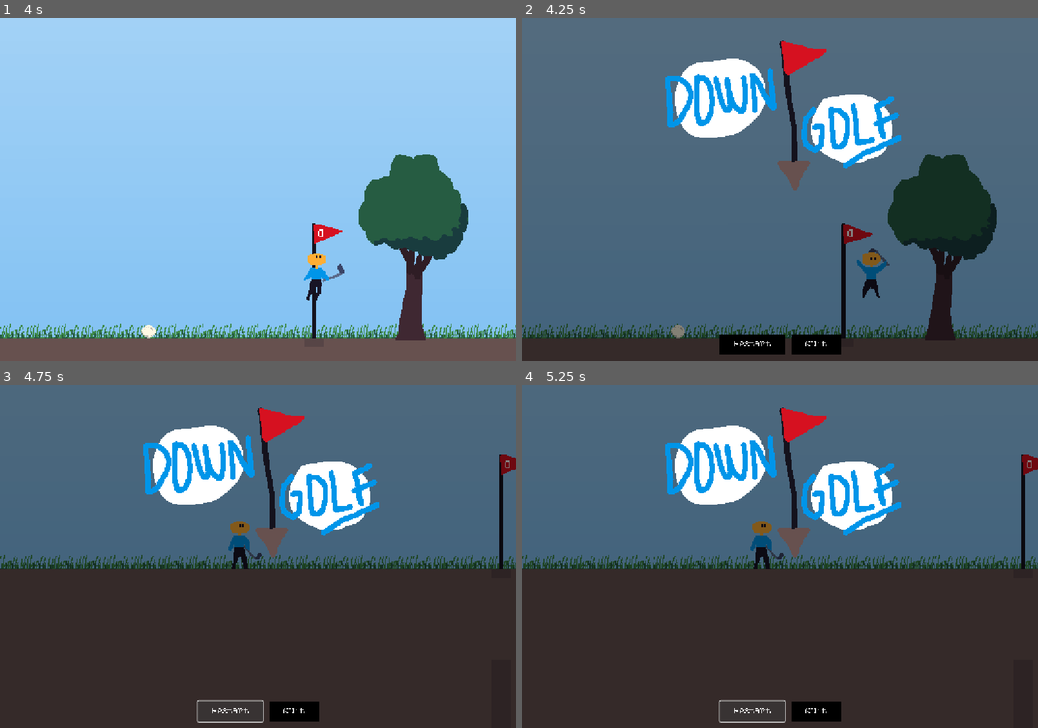
Above: before the commit, frames 1-4 (two rows, left to right).
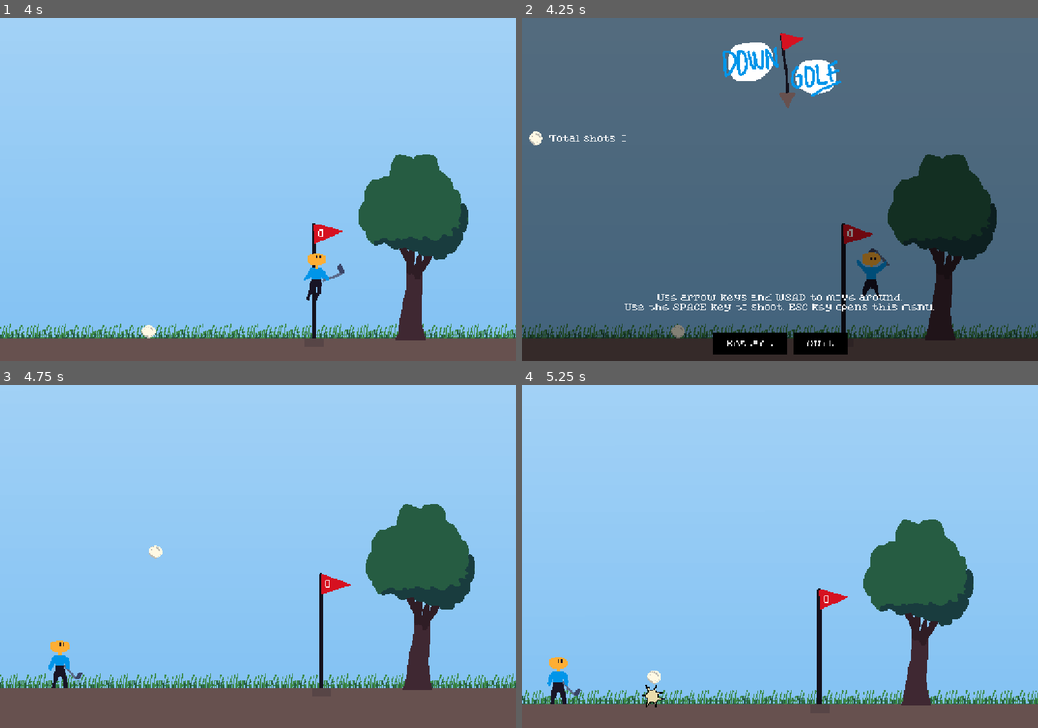
Above: after the commit, the same moments.

Repository: martindzejky/down-golf
Game: Godot game, scene res://main.tscn
Same seed, same stepped clock (60 frames per second), same inputs: the game is played once before the commit and once after it.
Inputs (mouse positions are in pixels of both pictures, inside the frame that each line leads up to):
- Up to frame 1 (4 s): hold Space (shoot) 0.53-1.28 s; hold Right (move_right) 0.53-2.03 s; tap Up (jump) at 0.77, 1.52, 3.02, 3.77 s; tap Space (shoot) at 1.35, 2.85 s; hold Left (move_left) 2.03-2.78 s; hold Space (shoot) 2.03-2.78 s; hold Right (move_right) from 2.78 s (still down); hold Space (shoot) from 3.53 s (still down)
- Up to frame 2 (4.25 s): keep holding Right (move_right); keep holding Space (shoot); tap Escape (menu) at 4.15 s
- Up to frame 3 (4.75 s): release Right (move_right) at 4.25 s; release Space (shoot) at 4.25 s; click "Restart" at 4.25 s
- Up to frame 4 (5.25 s): click (754, 710) at 5 s, where only the run before the commit has a clickable "Restart"

Frame 1 is identical in both runs. In frame 2, 9.9% of the frame differs, in the area x 1-80%, y 4-99%; in frame 3, 99%; in frame 4, 99%, in the area x 0-100%, y 0-100%.

Commit message:
hook up total shots fired

Diff:
--- a/autoload/main_menu.tscn
+++ b/autoload/main_menu.tscn
@@ -11,6 +11,6 @@
 [node name="menu" parent="." instance=ExtResource("2_xwdye")]
 visible = false
 
-[connection signal="pressed" from="menu/full/buttons_margin/buttons/restart" to="." method="_on_restart_pressed"]
+[connection signal="pressed" from="menu/panel/container/buttons_margin/buttons/restart" to="." method="_on_restart_pressed"]
 
 [editable path="menu"]
--- a/ui/menu.tscn
+++ b/ui/menu.tscn
@@ -1,7 +1,9 @@
-[gd_scene load_steps=3 format=3 uid="uid://b2rj8ibqg7pqw"]
+[gd_scene load_steps=5 format=3 uid="uid://b2rj8ibqg7pqw"]
 
-[ext_resource type="Texture2D" uid="uid://bv85e0nqd5rpq" path="res://sprites/logo.png" id="1_bwjgb"]
 [ext_resource type="Script" uid="uid://dgxyi83id5yrl" path="res://ui/menu.gd" id="1_udkah"]
+[ext_resource type="Texture2D" uid="uid://d1pmcsjjhrsop" path="res://sprites/logo_small.png" id="2_udkah"]
+[ext_resource type="Texture2D" uid="uid://ljmmc8glr3wj" path="res://sprites/ball_icon.png" id="3_4c782"]
+[ext_resource type="Script" uid="uid://v80k4fe5kl8u" path="res://ui/total_shots_label.gd" id="4_2ot4n"]
 
 [node name="menu" type="CanvasLayer"]
 process_mode = 3
@@ -33,7 +35,7 @@
 layout_mode = 2
 size_flags_horizontal = 4
 size_flags_vertical = 4
-texture = ExtResource("1_bwjgb")
+texture = ExtResource("2_udkah")
 
 [node name="levels" type="MarginContainer" parent="panel/container"]
 layout_mode = 2
@@ -42,6 +44,33 @@
 [node name="flow" type="HFlowContainer" parent="panel/container/levels"]
 layout_mode = 2
 size_flags_vertical = 3
+
+[node name="total_shots" type="HBoxContainer" parent="panel/container/levels/flow"]
+layout_mode = 2
+size_flags_horizontal = 4
+size_flags_vertical = 4
+alignment = 1
+
+[node name="icon" type="TextureRect" parent="panel/container/levels/flow/total_shots"]
+layout_mode = 2
+texture = ExtResource("3_4c782")
+stretch_mode = 3
+
+[node name="label" type="Label" parent="panel/container/levels/flow/total_shots"]
+layout_mode = 2
+text = "Total shots: 0"
+script = ExtResource("4_2ot4n")
+
+[node name="help_margin" type="MarginContainer" parent="panel/container"]
+layout_mode = 2
+
+[node name="help" type="Label" parent="panel/container/help_margin"]
+layout_mode = 2
+text = "Use arrow keys and WSAD to move around.
+Use the SPACE key to shoot. ESC key opens this menu."
+horizontal_alignment = 1
+vertical_alignment = 1
+autowrap_mode = 2
 
 [node name="buttons_margin" type="MarginContainer" parent="panel/container"]
 layout_mode = 2
--- a/ui/theme.tres
+++ b/ui/theme.tres
@@ -1,4 +1,9 @@
-[gd_resource type="Theme" load_steps=3 format=3 uid="uid://bhif2bgbg412r"]
+[gd_resource type="Theme" load_steps=5 format=3 uid="uid://bhif2bgbg412r"]
+
+[ext_resource type="FontFile" uid="uid://b2v7ixfoxmshv" path="res://font/pixelated_elegance.ttf" id="1_rqugq"]
+
+[sub_resource type="StyleBoxFlat" id="StyleBoxFlat_jf26r"]
+bg_color = Color(0.337898, 0.16293, 0.218705, 1)
 
 [sub_resource type="StyleBoxFlat" id="StyleBoxFlat_denks"]
 content_margin_left = 32.0
@@ -11,7 +16,10 @@
 bg_color = Color(0, 0, 0, 0.486275)
 
 [resource]
+default_font = ExtResource("1_rqugq")
+default_font_size = 20
 BoxContainer/constants/separation = 16
+Button/styles/hover = SubResource("StyleBoxFlat_jf26r")
 Button/styles/normal = SubResource("StyleBoxFlat_denks")
 FlowContainer/constants/h_separation = 16
 FlowContainer/constants/v_separation = 16
--- /dev/null
+++ b/ui/total_shots_label.gd
@@ -0,0 +1,14 @@
+extends Label
+
+var total_shots = 0
+
+func _ready():
+  call_deferred('connect_to_player')
+
+func connect_to_player():
+  var player = get_tree().get_first_node_in_group('player')
+  player.connect('ball_hit', update_total_shots)
+
+func update_total_shots():
+  total_shots += 1
+  text = 'Total shots: ' + str(total_shots)
Binary file added: sprites/ball_icon.aseprite
Binary file added: sprites/ball_icon.png
Not shown, added: sprites/ball_icon.png.import
Binary file added: sprites/logo_small.aseprite
Binary file added: sprites/logo_small.png
Not shown, added: sprites/logo_small.png.import
Binary file added: sprites/pole_icon.aseprite
Binary file added: sprites/pole_icon.png
Not shown, added: sprites/pole_icon.png.import
Not shown, added: ui/total_shots_label.gd.uid
